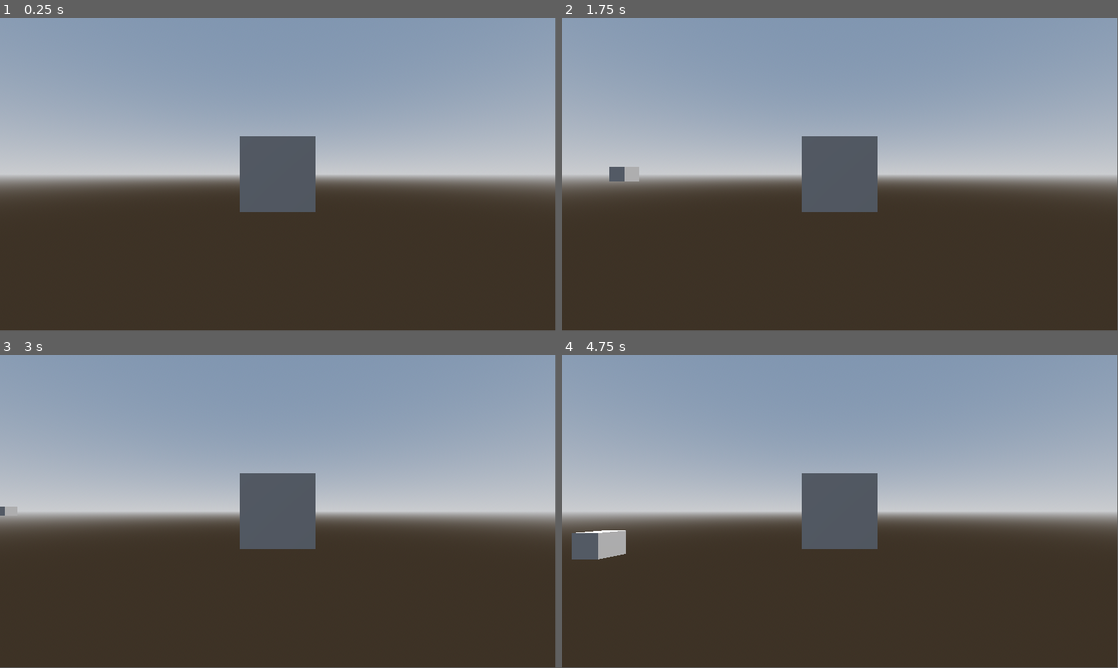
Above: before the commit, frames 1-4 (two rows, left to right).
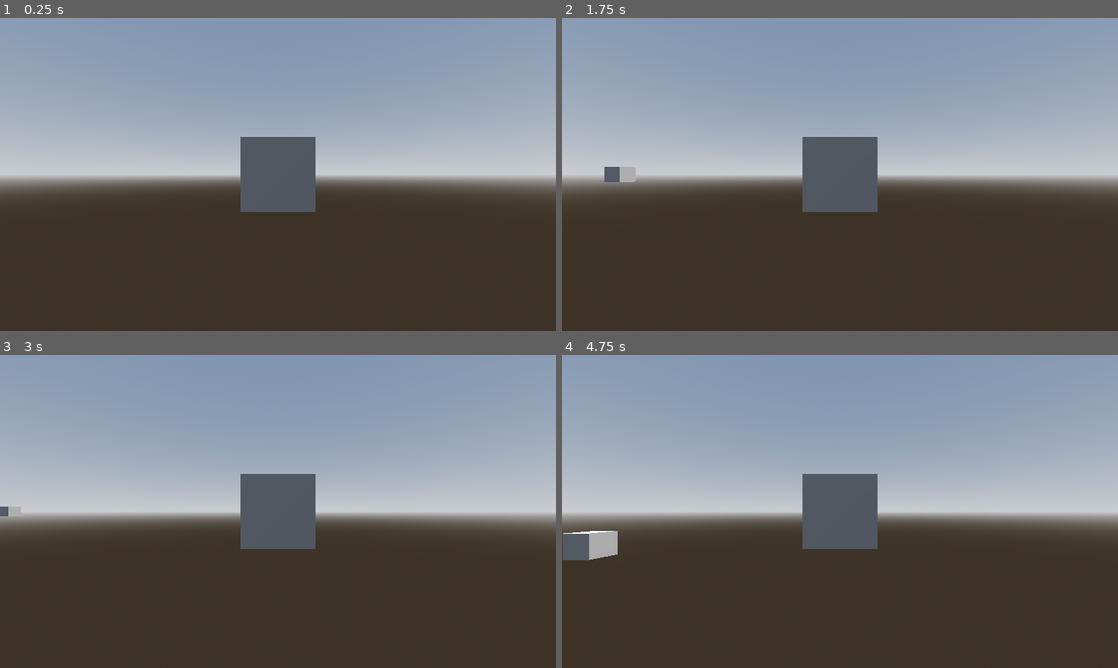
Above: after the commit, the same moments.

Repository: GriffinBaxter/Prof-Oddheart-or-How-I-Learned-to-Stop-Worrying-and-Love-the-Elevator
Game: Godot game, scene res://test_world.tscn
Same seed, same stepped clock (60 frames per second), same inputs: the game is played once before the commit and once after it.
Inputs:
- Up to frame 1 (0.25 s): no input
- Up to frame 2 (1.75 s): tap Enter at 0.5 s; hold D (right) 0.53-1.28 s; hold S (backward) from 1.28 s (still down)
- Up to frame 3 (3 s): release S (backward) at 2.03 s; hold D (right) 2.03-2.78 s; hold W (forward) from 2.78 s (still down)
- Up to frame 4 (4.75 s): tap Space (up) at 3.5 s; release W (forward) at 3.53 s; hold A (left) from 3.53 s (still down); tap Enter at 4.25 s
In our replay, the window is 799x449 before the commit and 800x450 after it. These sizes can differ from the game's own. Grey fills any space a smaller window leaves; there, only what the larger window draws over its background counts as a difference.

The runs differ from the first frame. In frame 1, 0.1% of the frame differs, in the area x 43-100%, y 0-62%; in frame 2, 0.2%; in frame 3, 0.2%; in frame 4, 0.6%, in the area x 0-100%, y 0-66%.

Commit message:
Update project settings
Window to 900p, physics to interpolation and using the Jolt engine.

Diff:
--- a/project.godot
+++ b/project.godot
@@ -14,6 +14,11 @@
 run/main_scene="uid://b1qwrc1spmawo"
 config/features=PackedStringArray("4.4", "GL Compatibility")
 config/icon="res://icon.svg"
+
+[display]
+
+window/size/viewport_width=1600
+window/size/viewport_height=900
 
 [input]
 
@@ -48,6 +53,11 @@
 ]
 }
 
+[physics]
+
+3d/physics_engine="Jolt Physics"
+common/physics_interpolation=true
+
 [rendering]
 
 renderer/rendering_method="gl_compatibility"
